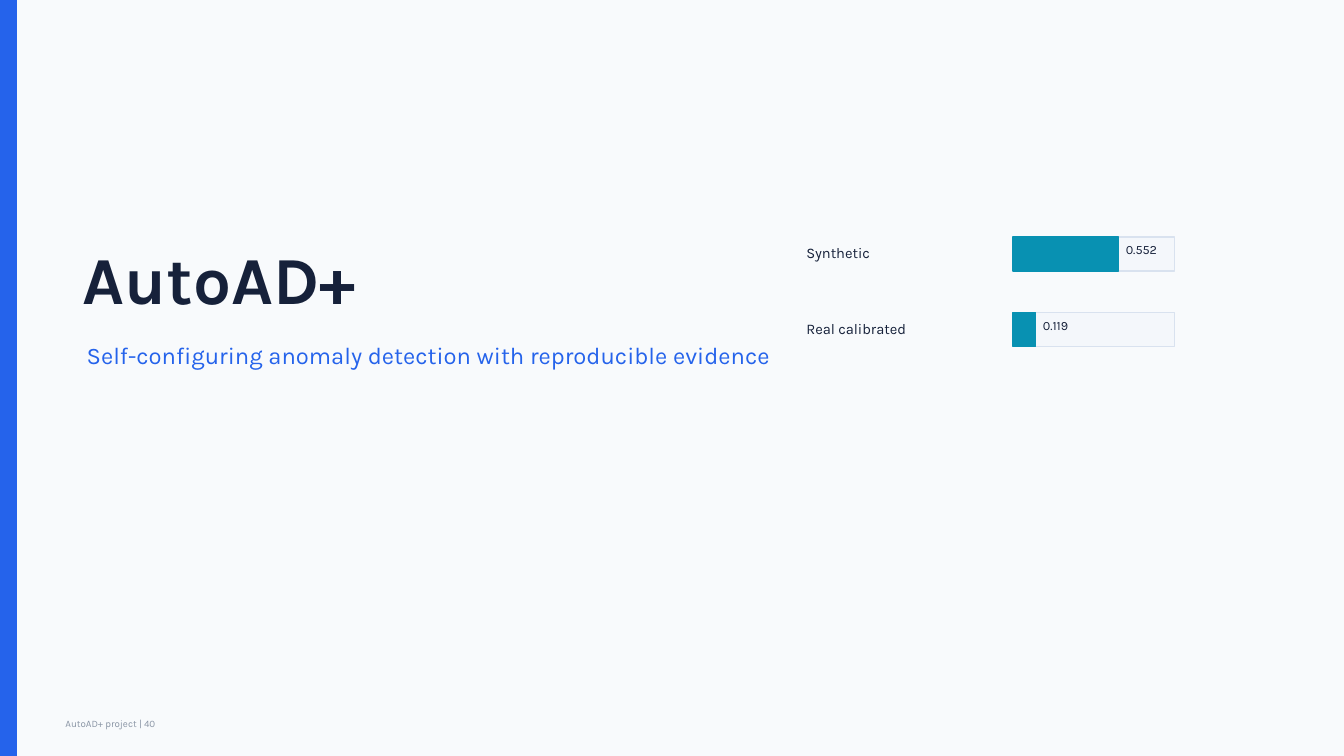
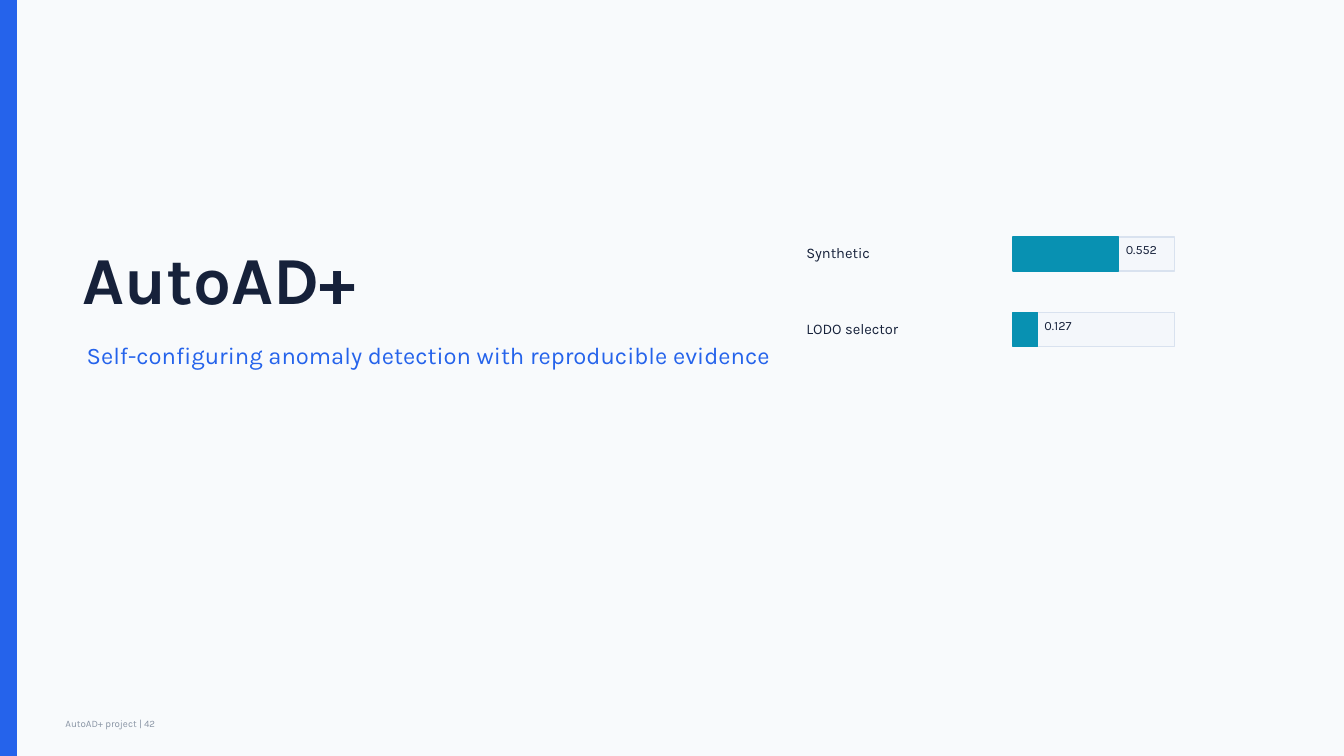
Before and after one commit to 02deno/Automated-Anomaly-Detection-Project, a slide deck: slide 42 of output/presentations/AutoAD_Project_Presentation_updated.pptx (slide 40 before the commit). Drawn at 1344x756 pixels with LibreOffice and Linux fonts; fonts in the diff are those of the drawing. Boxes give left, top, right and bottom in pixels: in the first picture for what was removed or moved away, otherwise in the second. Text is boxed around its words. In the diff, an @@ line names an element or a change of style, - is before the commit and + after.

```diff
--- a/output/presentations/AutoAD_Project_Presentation_updated.pptx
+++ b/output/presentations/AutoAD_Project_Presentation_updated.pptx
@@ text at (806, 324, 898, 334): text changed @@
-Real calibrated
+LODO selector
@@ text at (1044, 322, 1071, 330): text changed @@
-0.119
+0.127
```
Also in this commit, not shown: 10 other slides changed, 7 slides added, 5 slides removed, 7 other files.
